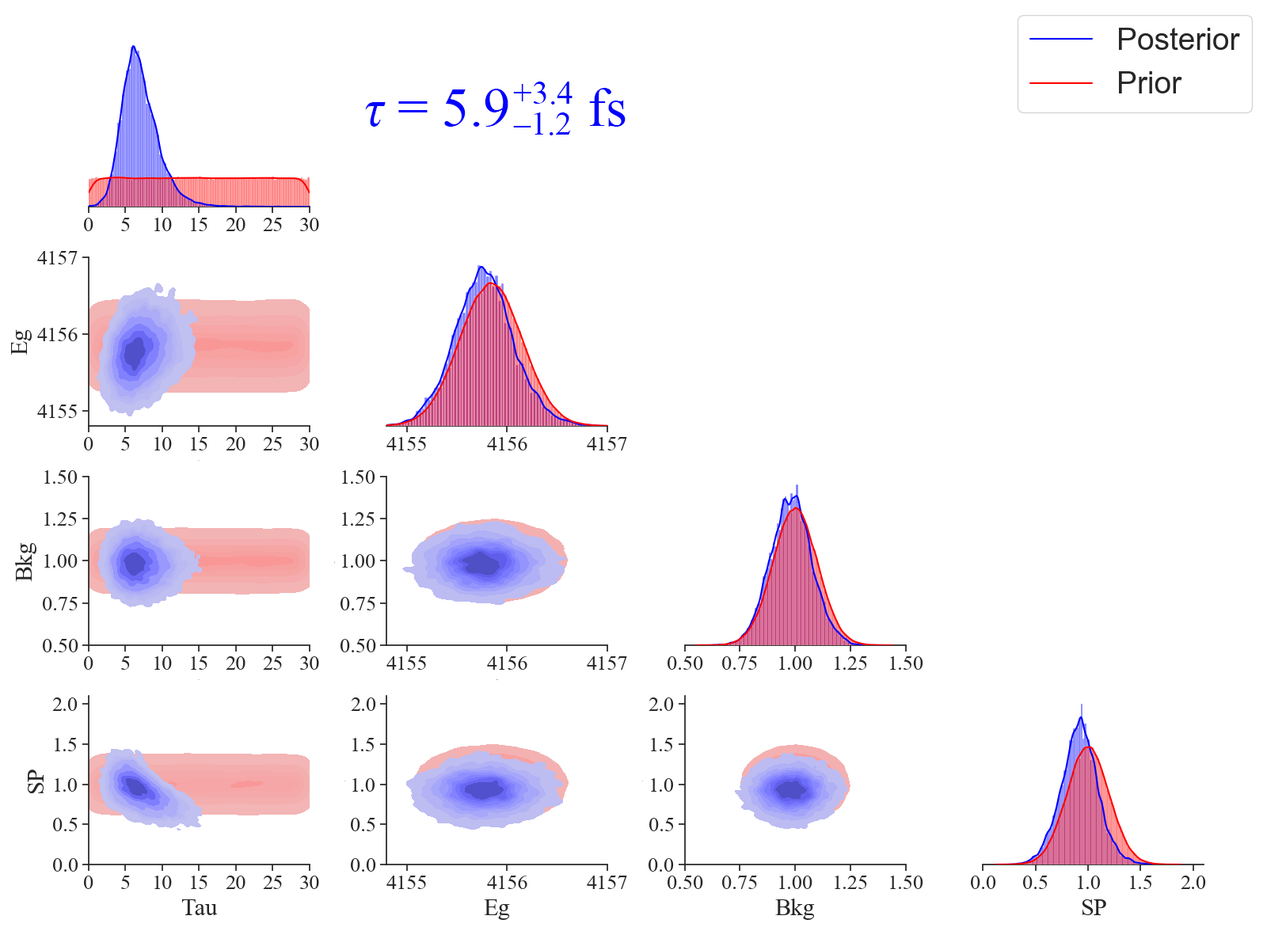
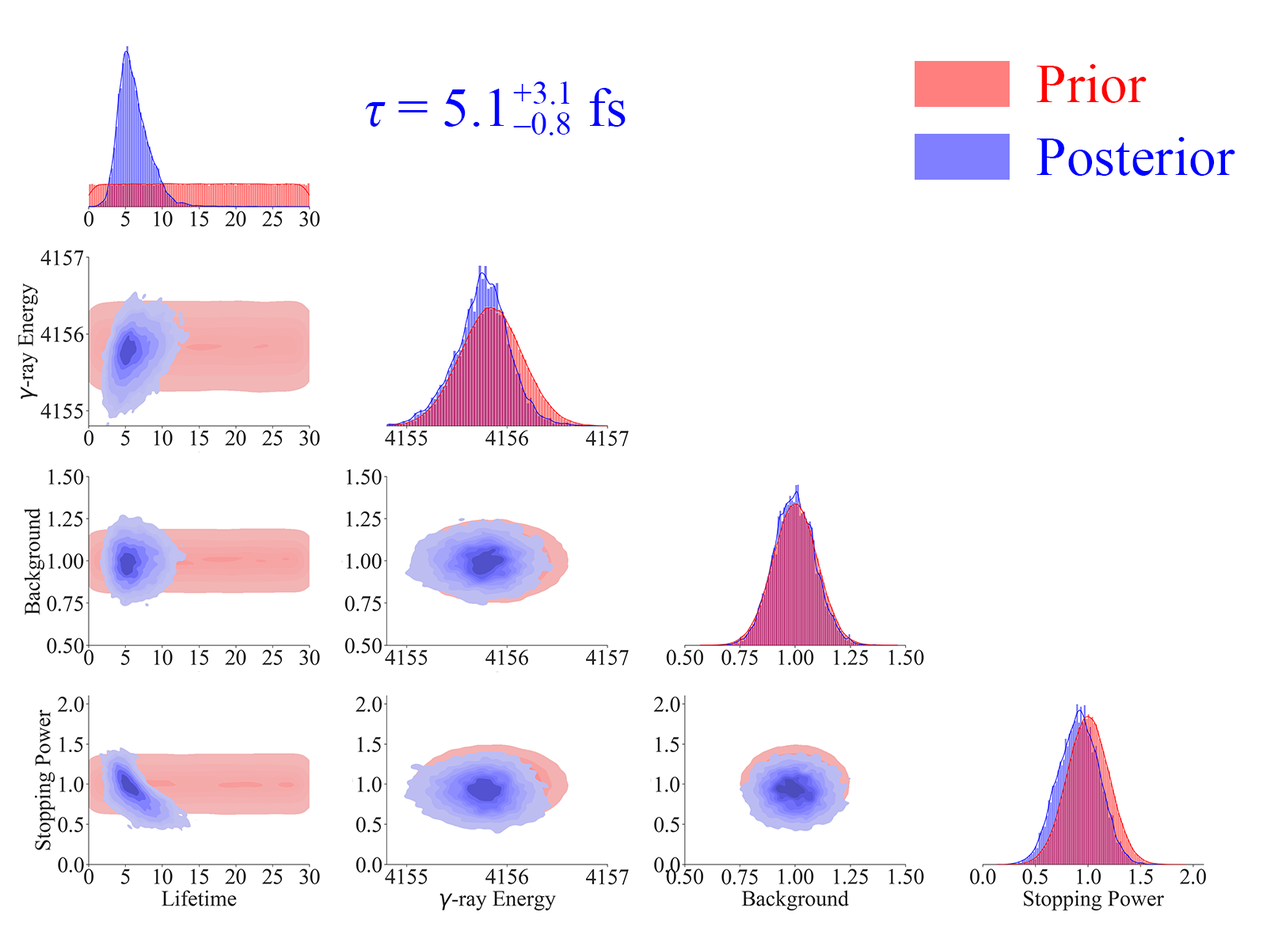
Comparing the layer stacks of the two w=1267, h=950 images. Changes:
added layer "Prior" above "red" over [1036, 64, 1147, 103]
added layer "red" above "Posterior" over [914, 60, 1010, 107]
added layer "Posterior" above "blue" over [1036, 136, 1236, 176]
added layer "blue" above "mask old legend" over [914, 133, 1010, 180]
added layer "mask old legend" above "–0.8" over [914, 41, 1220, 180]
renamed "–1.2" to "–0.8", painted on it over [531, 112, 571, 135]
renamed "+3.4" to "+3.1", painted on it over [556, 81, 573, 104]
renamed "τ = 5.9 fs" to "τ = 5.1 fs", painted on it over [484, 87, 573, 127]
removed layer "Layer 1" over [11, 14, 1254, 920]
added layer "31S4156_posterior" over [11, 14, 1254, 920]
